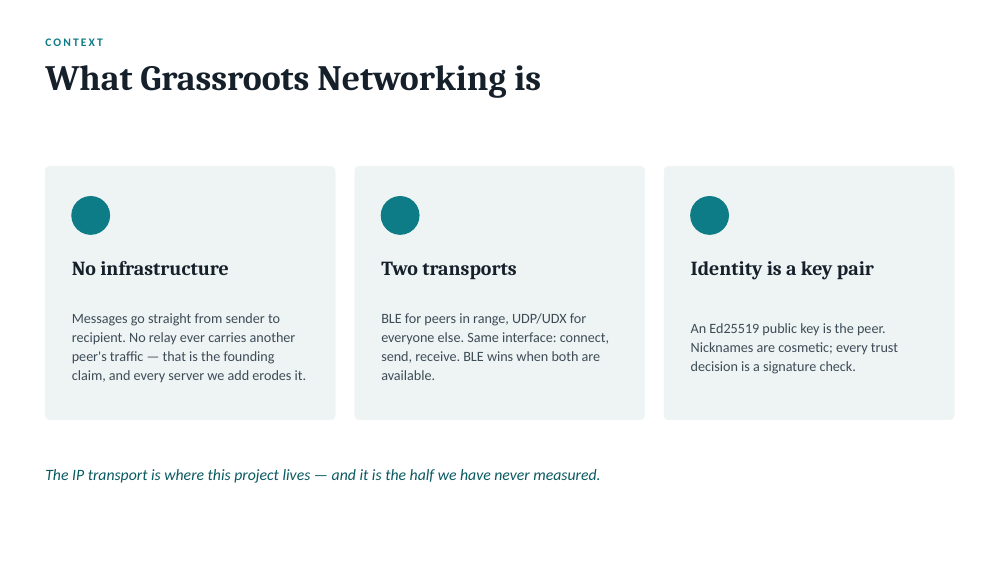
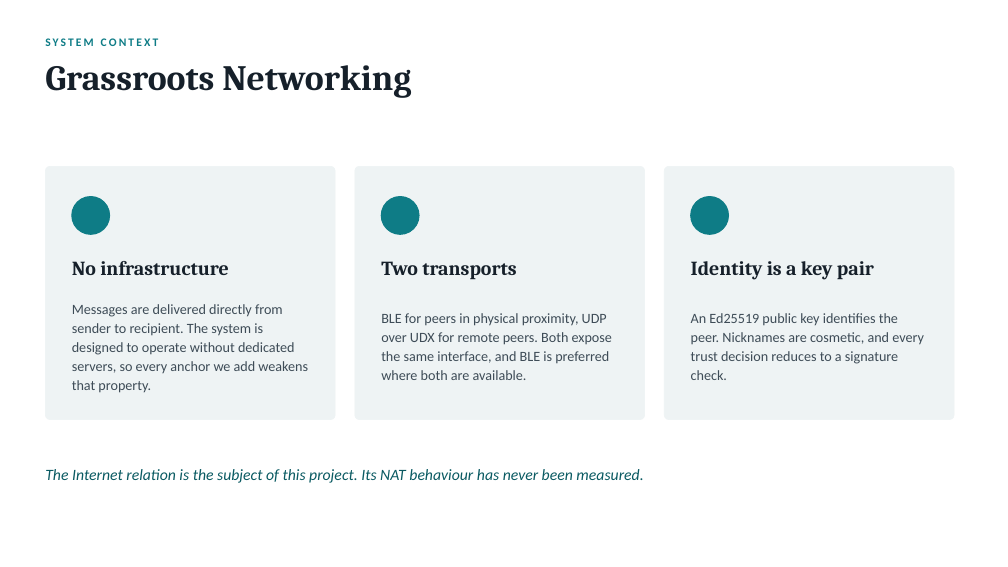
Before and after one commit to danbachar/grassroots-networking, a slide deck: slide 2 of docs/student-projects/grassroots-nat-project.pptx. Drawn at 1008x567 pixels with LibreOffice and Linux fonts; fonts in the diff are those of the drawing. Boxes give left, top, right and bottom in pixels: in the first picture for what was removed or moved away, otherwise in the second. Text is boxed around its words. In the diff, an @@ line names an element or a change of style, - is before the commit and + after.

```diff
--- a/docs/student-projects/grassroots-nat-project.pptx
+++ b/docs/student-projects/grassroots-nat-project.pptx
@@ text at [45, 38, 159, 46]: text changed @@
-CONTEXT
+SYSTEM CONTEXT
@@ text at [45, 65, 411, 98]: text changed @@
-What Grassroots Networking is
+Grassroots Networking
@@ text at [72, 304, 308, 393]: text changed @@
-Messages go straight from sender to recipient. No relay ever carries another peer's traffic — that is the founding claim, and every server we add erodes it.
+Messages are delivered directly from sender to recipient. The system is designed to operate without dedicated servers, so every anchor we add weakens that property.
@@ text at [381, 313, 612, 380]: text changed @@
-BLE for peers in range, UDP/UDX for everyone else. Same interface: connect, send, receive. BLE wins when both are available.
+BLE for peers in physical proximity, UDP over UDX for remote peers. Both expose the same interface, and BLE is preferred where both are available.
@@ text at [691, 313, 924, 380]: text changed @@
-An Ed25519 public key is the peer. Nicknames are cosmetic; every trust decision is a signature check.
+An Ed25519 public key identifies the peer. Nicknames are cosmetic, and every trust decision reduces to a signature check.
@@ text at [45, 469, 643, 483]: text changed @@
-The IP transport is where this project lives — and it is the half we have never measured.
+The Internet relation is the subject of this project. Its NAT behaviour has never been measured.
```
Also in this commit, not shown: 10 other slides changed, 3 other files.
